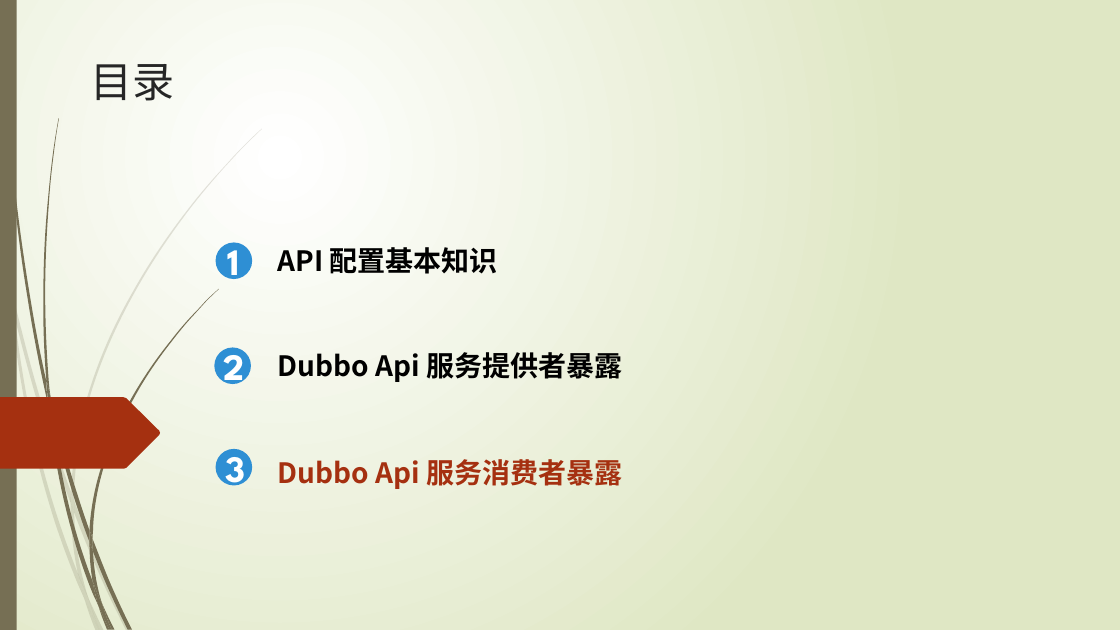
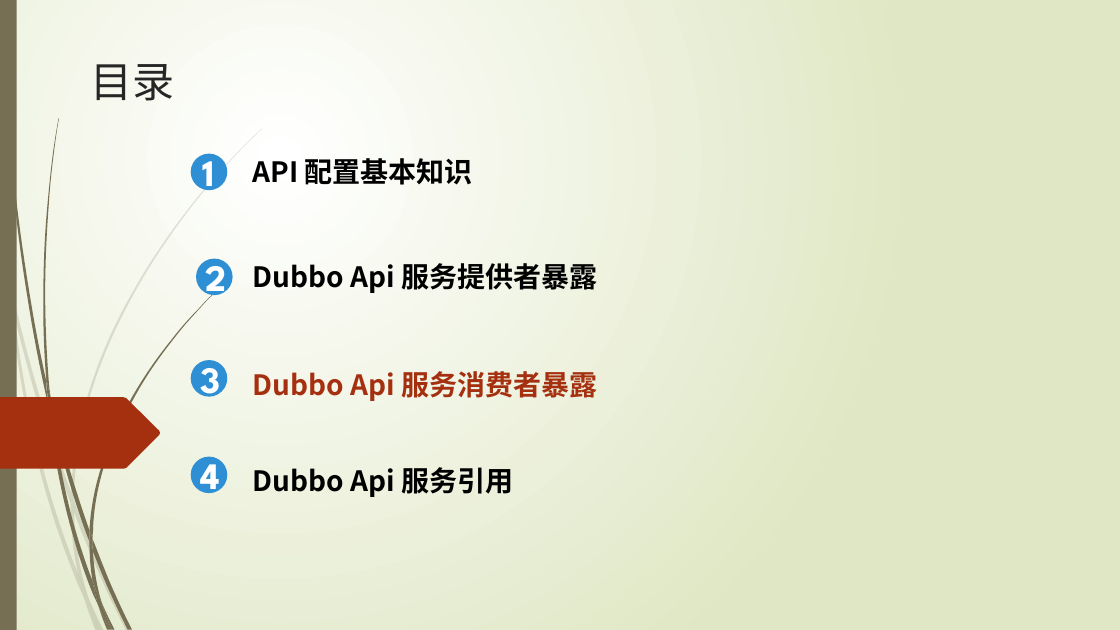
Before and after one commit to ityongman/Source_code_from-entry_to_giveup, a slide deck: slide 10 of dubbo/Dubbo 分析之API配置 v1.0 (二).pptx (slide 12 before the commit). Drawn at 1120x630 pixels with LibreOffice and Linux fonts; fonts in the diff are those of the drawing. Boxes give left, top, right and bottom in pixels: in the first picture for what was removed or moved away, otherwise in the second. Text is boxed around its words. In the diff, an @@ line names an element or a change of style, - is before the commit and + after.

Commit message:
添加dubbo服务暴露，引用对应解析ppt及图

```diff
--- a/dubbo/Dubbo 分析之API配置 v1.0 (二).pptx
+++ b/dubbo/Dubbo 分析之API配置 v1.0 (二).pptx
@@ 5 texts, 2 ellipses: place and size @@
-5 texts, 2 ellipses at (216, 242, 622, 489)
+5 texts, 2 ellipses at (191, 153, 597, 401)
@@ ellipse: place and size @@
-ellipse at (214, 348, 251, 385)
+ellipse at (196, 259, 233, 296)
@@ text "2" rewrapped from (224, 347, 245, 384) to (206, 258, 227, 301) @@
@@ ellipse added at (191, 457, 228, 494), fill #2E8FD4 @@
@@ text added at (200, 456, 220, 493), 32 pt, text #FFFFFF, bold @@
+4
@@ text added at (253, 467, 513, 497), 24 pt, text #000000, bold @@
+Dubbo Api 服务引用
```
Also in this commit, not shown: 5 other slides changed, 5 slides added, 6 other files.
